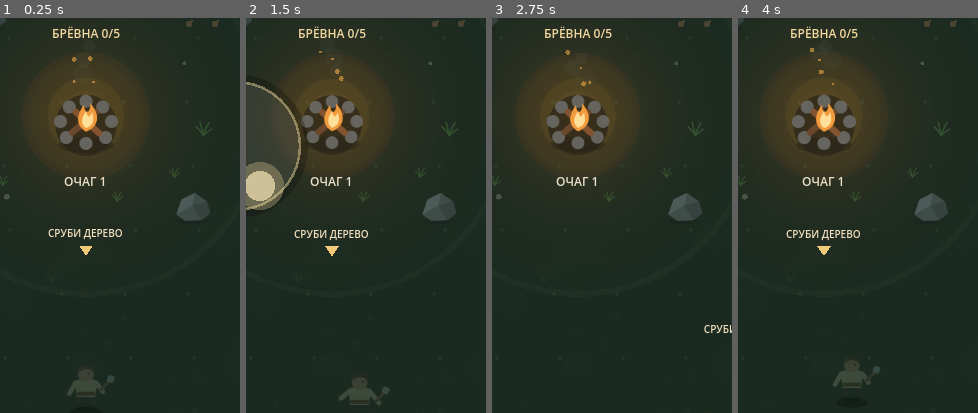
Above: before the commit, frames 1-4 (left to right).
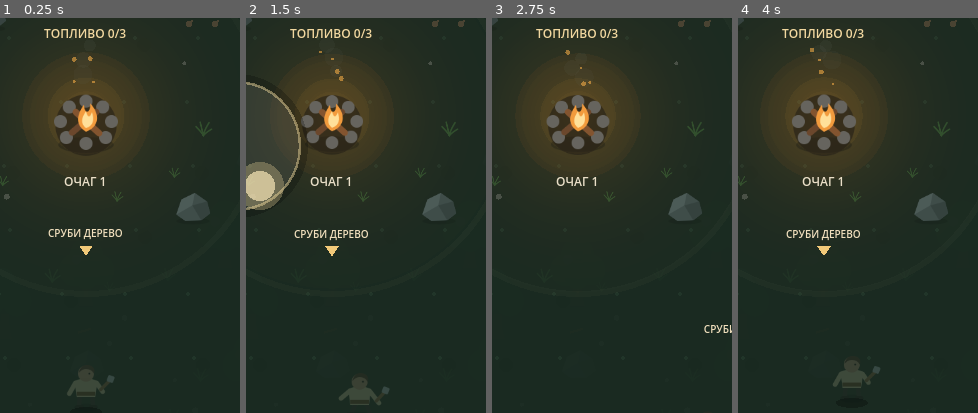
Above: after the commit, the same moments.

Repository: Yala4444/Last-Hearth
Game: Godot game, scene res://main.tscn
The game is run twice, just before and just after one commit, with the same random seed, the same clock (stepped at 60 frames per second) and the same inputs.
Inputs (mouse positions are % of the whole screen's width and height, from its top left):
- Up to frame 1 (0.25 s): no input
- Up to frame 2 (1.5 s): tap Enter at 0.5 s; move the mouse to (72, 44) at 0.52 s; hold D 0.53-1.25 s; click (72, 44) at 0.67 s; tap Space at 1.25 s; drag from (30, 54) to (45, 70) at 1.27 s
- Up to frame 3 (2.75 s): move the mouse to (60, 27) at 2.02 s; hold D from 2.03 s (still down)
- Up to frame 4 (4 s): release D at 2.75 s; tap Enter at 2.75 s; drag from (45, 70) to (20, 34) at 2.77 s; move the mouse to (80, 65) at 3.52 s; hold A from 3.53 s (still down)
The pictures show only the part of the screen within x 32-82%, y 38-88%; the shares and areas given below are measured in that part.

The runs differ from the first frame. In frame 1, 0.5% of the frame differs, in the area x 18-53%, y 2-6%; in frame 2, 0.5%; in frame 3, 0.5%; in frame 4, 0.5%.

Commit message:
Make the opening light loop ad-fast

Diff:
--- a/scripts/main.gd
+++ b/scripts/main.gd
@@ -22,6 +22,7 @@
 const ROUTE_WATCH_GATE := Vector2(42.0, 330.0)
 const ROUTE_ALTAR_GATE := Vector2(438.0, 330.0)
 const ROUTE_RETURN_GATE := Vector2(240.0, 748.0)
+const FIELD_FIRE_WOOD_COST := 3
 const WORKSHOP_WOOD_COST := 4
 const WORKSHOP_STONE_COST := 3
 const AREA_FADE_DURATION := 0.24
@@ -1236,7 +1237,7 @@
 
 func _resource_kind_needed(kind: String) -> bool:
 	if stage == Stage.DAY1_GATHER:
-		return kind == "tree" and camp_wood + carried_wood < 5
+		return kind == "tree" and camp_wood + carried_wood < FIELD_FIRE_WOOD_COST
 	if stage == Stage.DAY2_BUILD:
 		if kind == "tree":
 			return camp_wood + carried_wood < current_stage_wood_start + WORKSHOP_WOOD_COST
@@ -1459,9 +1460,9 @@
 	if stage_transition_lock:
 		return
 
-	if stage == Stage.DAY1_GATHER and camp_wood >= 5:
+	if stage == Stage.DAY1_GATHER and camp_wood >= FIELD_FIRE_WOOD_COST:
 		stage_transition_lock = true
-		camp_wood -= 5
+		camp_wood -= FIELD_FIRE_WOOD_COST
 		hearth_level = 2
 		hearth_max_hp = 170.0
 		hearth_hp = hearth_max_hp
@@ -3450,8 +3451,8 @@
 
 func _draw_world_progress() -> void:
 	if stage == Stage.DAY1_GATHER:
-		var delivered := mini(camp_wood, 5)
-		draw_string(font, HEARTH_POS + Vector2(-72, -78), "БРЁВНА %d/5" % delivered, HORIZONTAL_ALIGNMENT_CENTER, 144, 12, Color("#f1d79f"))
+		var delivered := mini(camp_wood, FIELD_FIRE_WOOD_COST)
+		draw_string(font, HEARTH_POS + Vector2(-82, -78), "ТОПЛИВО %d/%d" % [delivered, FIELD_FIRE_WOOD_COST], HORIZONTAL_ALIGNMENT_CENTER, 164, 12, Color("#f1d79f"))
 	elif stage == Stage.DAY2_BUILD:
 		var pos := _workshop_pos()
 		var wood_progress := clampi(camp_wood - current_stage_wood_start, 0, WORKSHOP_WOOD_COST)
@@ -3771,7 +3772,7 @@
 func _objective_text() -> String:
 	match stage:
 		Stage.DAY1_GATHER:
-			return "Сруби дерево, подбери брёвна с земли и отнеси 5 к очагу."
+			return "Сруби одно дерево, подбери топливо и отнеси его к полевому огню."
 		Stage.DAY1_RESCUE:
 			return "Подойди к найденному выжившему."
 		Stage.NIGHT1:
